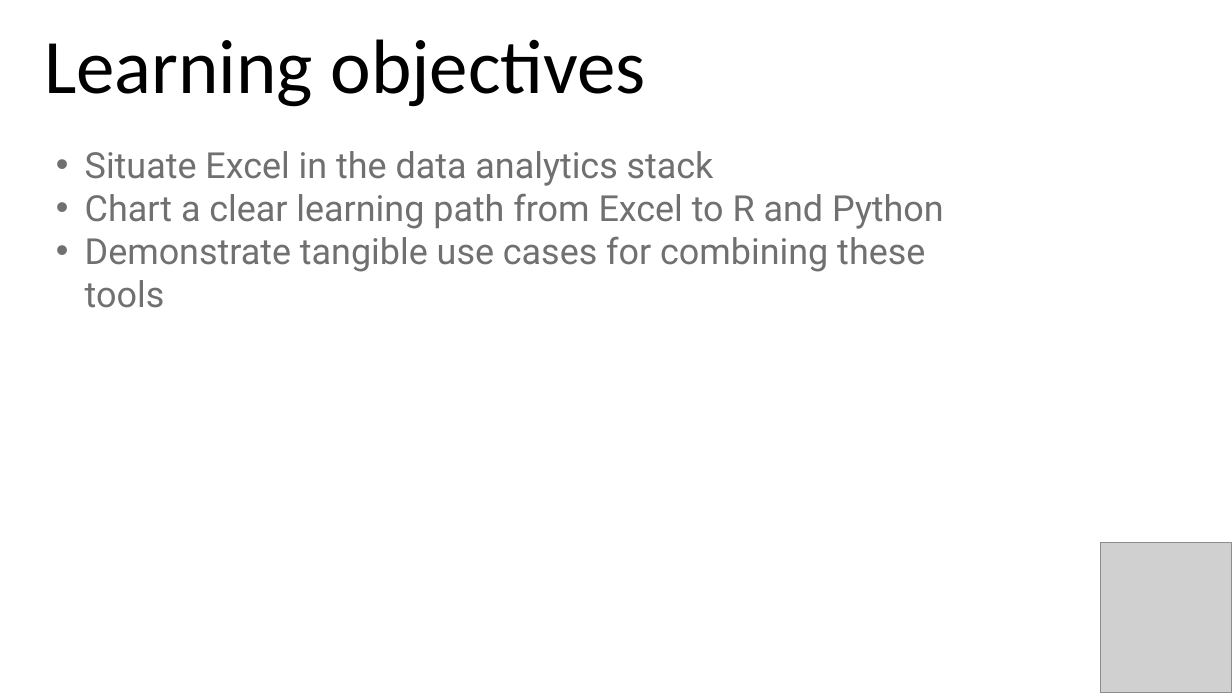
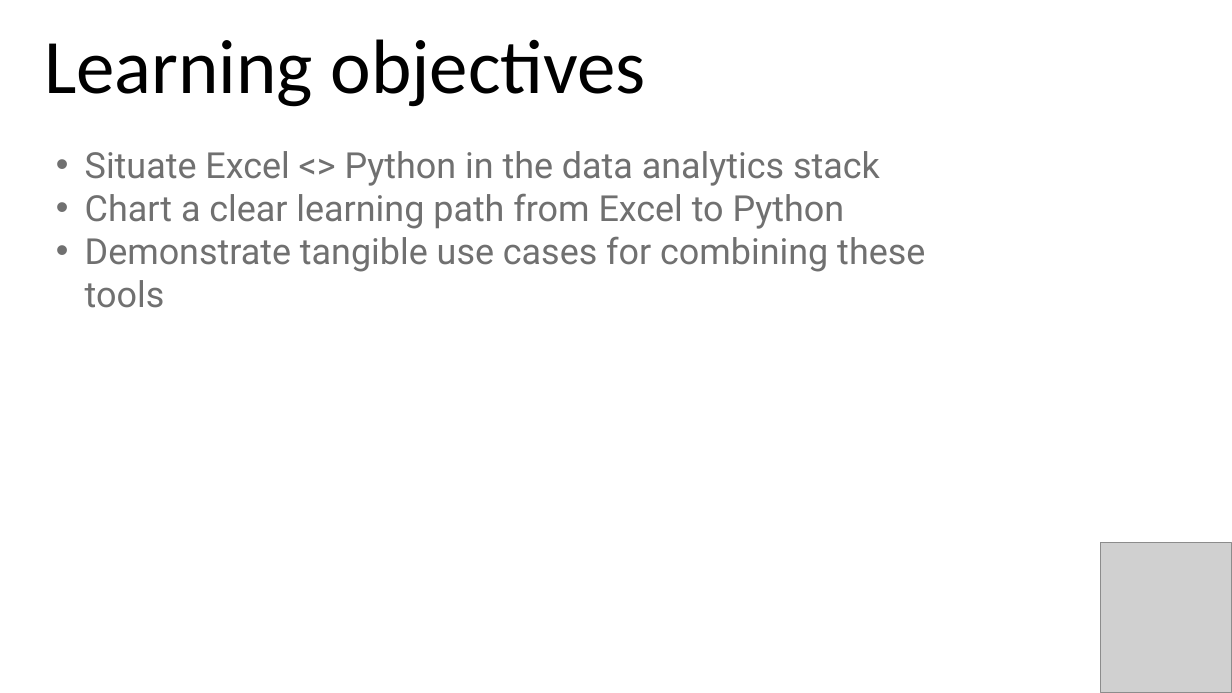
Before and after one commit to stringfestdata/ms-excel-toronto-python, a slide deck: slide 4 of toronto-five-things-excel-python.pptx. Drawn at 1232x693 pixels with LibreOffice and Linux fonts; fonts in the diff are those of the drawing; grey boxes stand for pictures. Boxes give left, top, right and bottom in pixels: in the first picture for what was removed or moved away, otherwise in the second. Text is boxed around its words. In the diff, an @@ line names an element or a change of style, - is before the commit and + after.

```diff
--- a/toronto-five-things-excel-python.pptx
+++ b/toronto-five-things-excel-python.pptx
@@ text at <box>85,151,880,229</box>: text changed @@
-• Situate Excel in the data analytics stack
-• Chart a clear learning path from Excel to R and Python
+• Situate Excel <> Python in the data analytics stack
+• Chart a clear learning path from Excel to Python
```
Also in this commit, not shown: 2 other slides changed, 2 other files.
